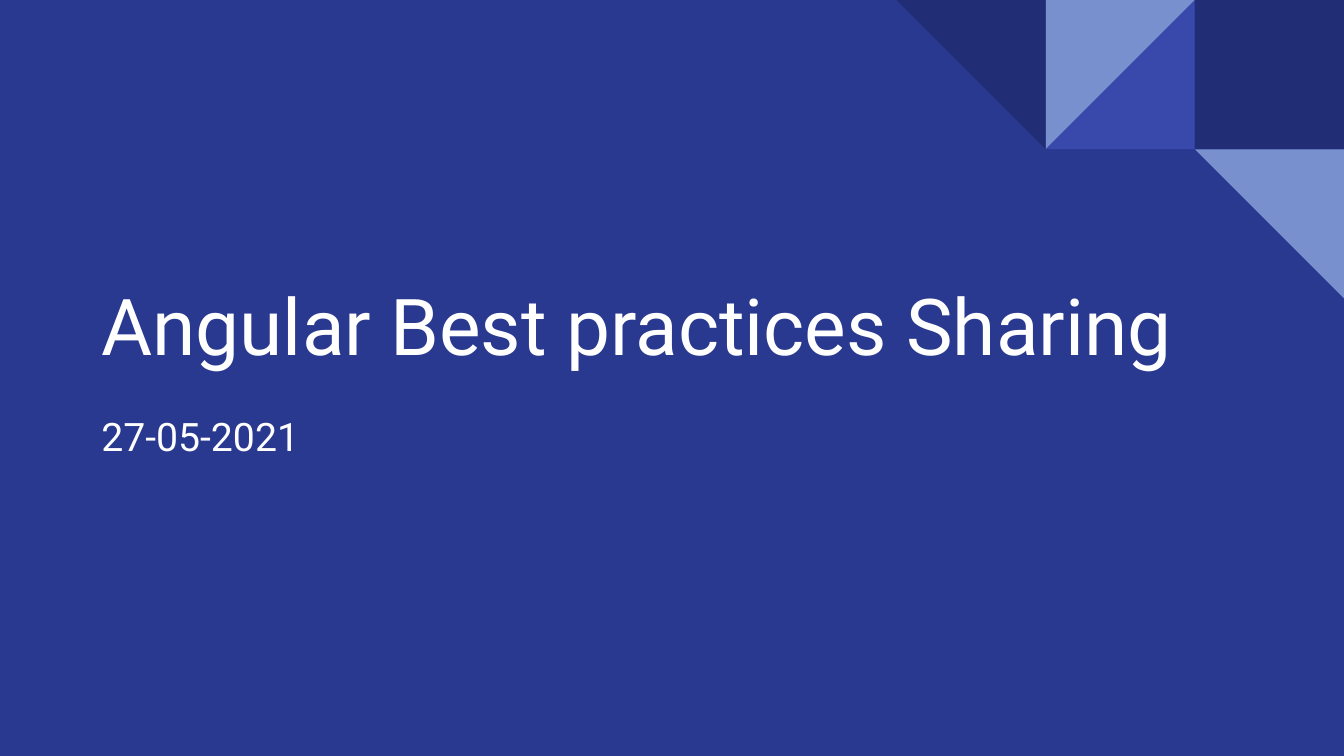
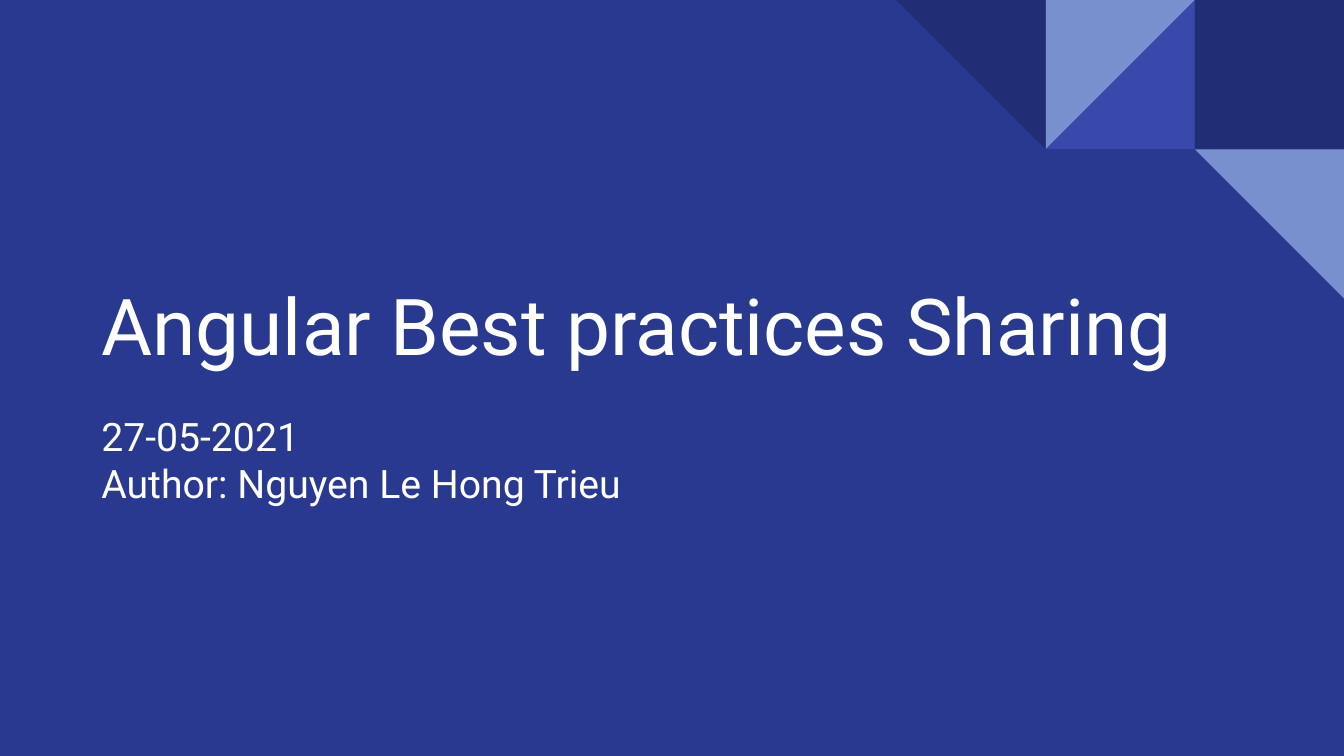
Before and after one commit to hongtrieupk/AngularTraining, a slide deck: slide 1 of Angular Best Practies.pptx. Drawn at 1344x756 pixels with LibreOffice and Linux fonts; fonts in the diff are those of the drawing. Boxes give left, top, right and bottom in pixels: in the first picture for what was removed or moved away, otherwise in the second. Text is boxed around its words. In the diff, an @@ line names an element or a change of style, - is before the commit and + after.

Commit message:
update author

```diff
--- a/Angular Best Practies.pptx
+++ b/Angular Best Practies.pptx
@@ subtitle at <box>101,468,621,507</box>: paragraph added @@
+Author: Nguyen Le Hong Trieu
```
